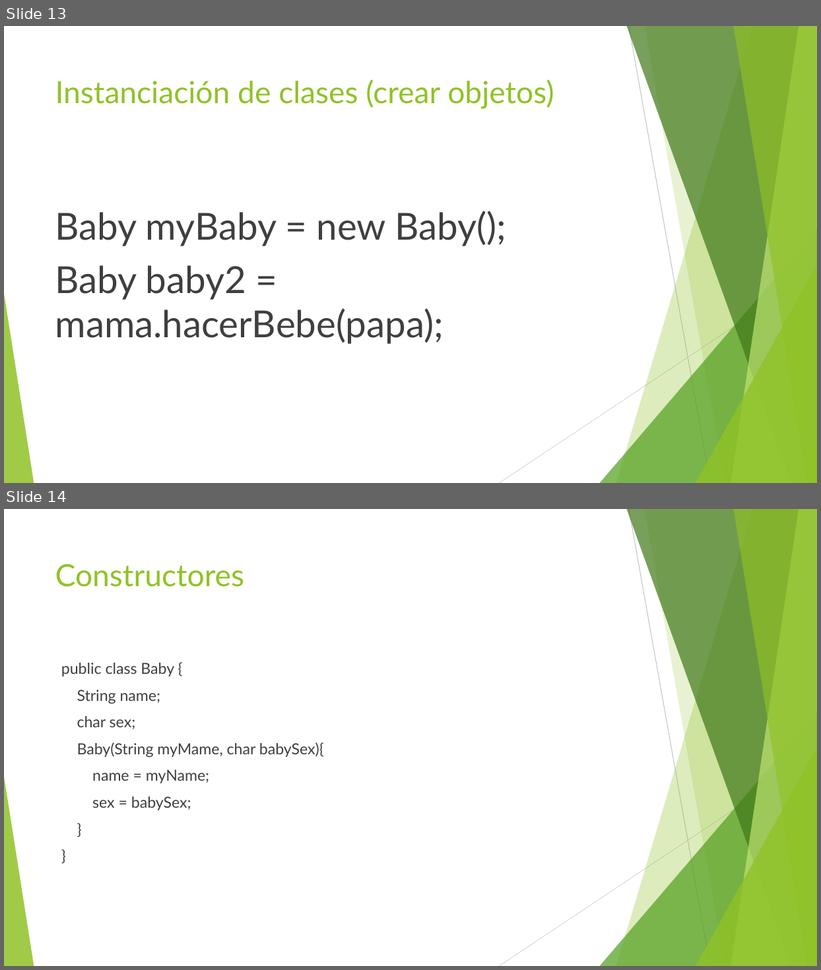
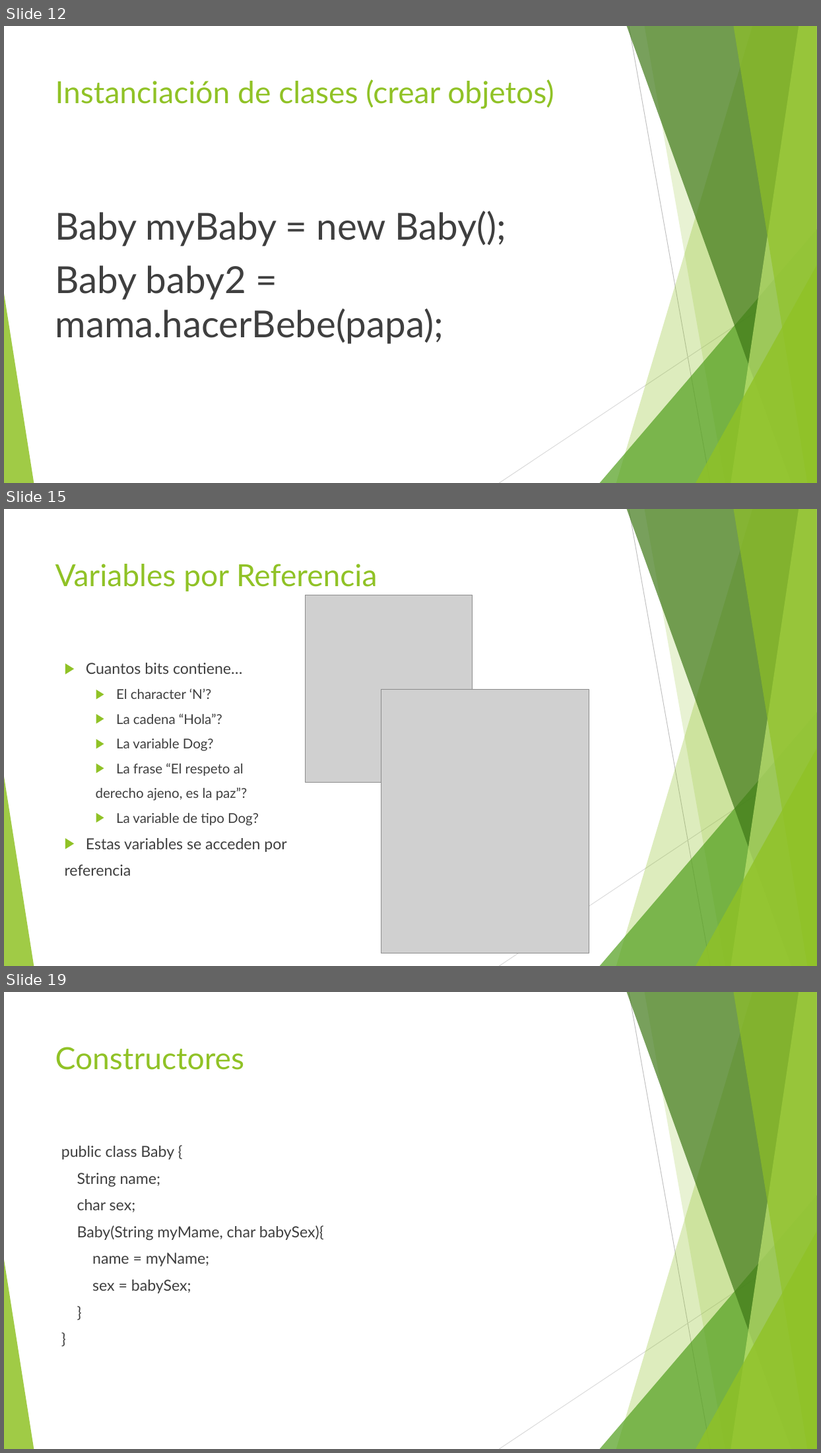
Before and after one commit to jomarnavarro/javaOoBasico, a slide deck: slides/Selenium, Module3.pptx. Shown one above the other, each under a label of ours: slides 13 and 14 before the commit, slides 12, 15 and 19 after it; the slides between them are not shown. The pictures are 821x970 and 821x1453 pixels, drawn with LibreOffice and Linux fonts; fonts in the diff are those of the drawing; grey boxes stand for pictures. Boxes give left, top, right and bottom in pixels: in the first picture for what was removed or moved away, otherwise in the second. Text is boxed around its words. In the diff, an @@ line names an element or a change of style, - is before the commit and + after.

```diff
--- a/slides/Selenium, Module3.pptx
+++ b/slides/Selenium, Module3.pptx
@@ slide 15 added at bbox=[4, 509, 817, 966], background #FFFFFF; not listed: 10 template elements that a slide beside it also shows @@
@@ title added at bbox=[55, 564, 377, 591], 36 pt, text #90C226 @@
+Variables por Referencia
@@ picture added at bbox=[306, 595, 473, 783] @@
@@ text added at bbox=[65, 663, 286, 876], 16 pt, text #3F3F3F @@
+▶ Cuantos bits contiene…
+  ▶ El character ‘N’?
+  ▶ La cadena “Hola”?
+  ▶ La variable Dog?
+  ▶ La frase “El respeto al
+  derecho ajeno, es la paz”?
+  ▶ La variable de tipo Dog?
+▶ Estas variables se acceden por
+referencia
@@ picture added at bbox=[381, 690, 589, 954] @@
@@ what was slide 13 is now slide 12 @@
@@ what was slide 14 is now slide 19 @@
```
Also in this commit, not shown: 5 other slides added, 1 slide removed, 20 other files.
